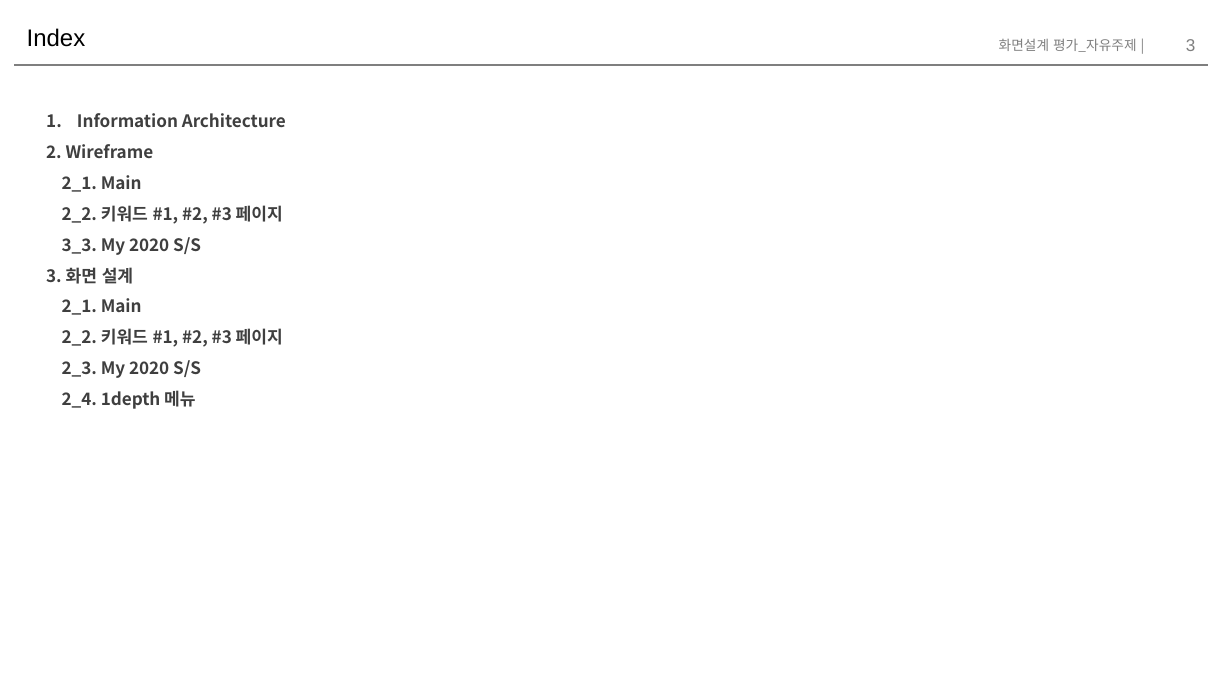
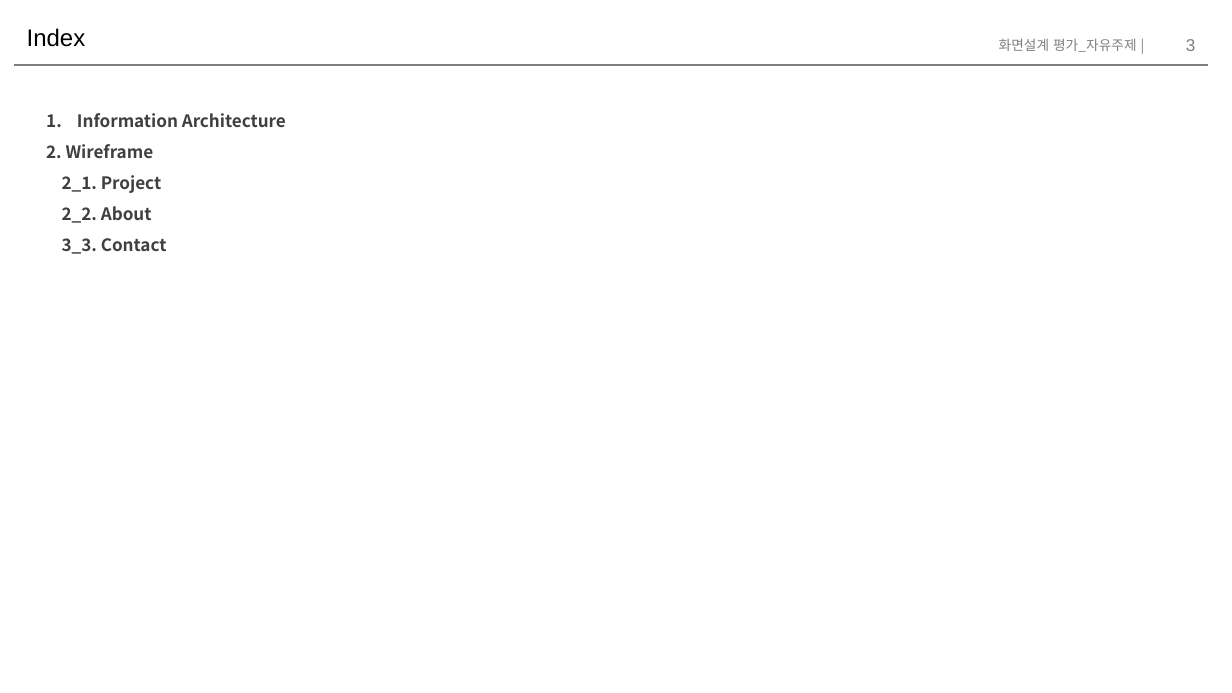
Before and after one commit to Jangyusu/project_portfolio, a slide deck: slide 3 of storyBorad/스토리보드(장유수).pptx. Drawn at 1232x693 pixels with LibreOffice and Linux fonts; fonts in the diff are those of the drawing. Boxes give left, top, right and bottom in pixels: in the first picture for what was removed or moved away, otherwise in the second. Text is boxed around its words. In the diff, an @@ line names an element or a change of style, - is before the commit and + after.

Commit message:
index 코딩 완성

```diff
--- a/storyBorad/스토리보드(장유수).pptx
+++ b/storyBorad/스토리보드(장유수).pptx
@@ text at [62, 175, 167, 254]: text changed @@
-2_1. Main
-2_2. 키워드 #1, #2, #3 페이지
-3_3. My 2020 S/S
-3. 화면 설계
-2_1. Main
-2_2. 키워드 #1, #2, #3 페이지
-2_3. My 2020 S/S
-2_4. 1depth 메뉴
+2_1. Project
+2_2. About
+3_3. Contact
```
Also in this commit, not shown: 2 other slides changed, 4 slides added, 19 slides removed, 6 other files.
